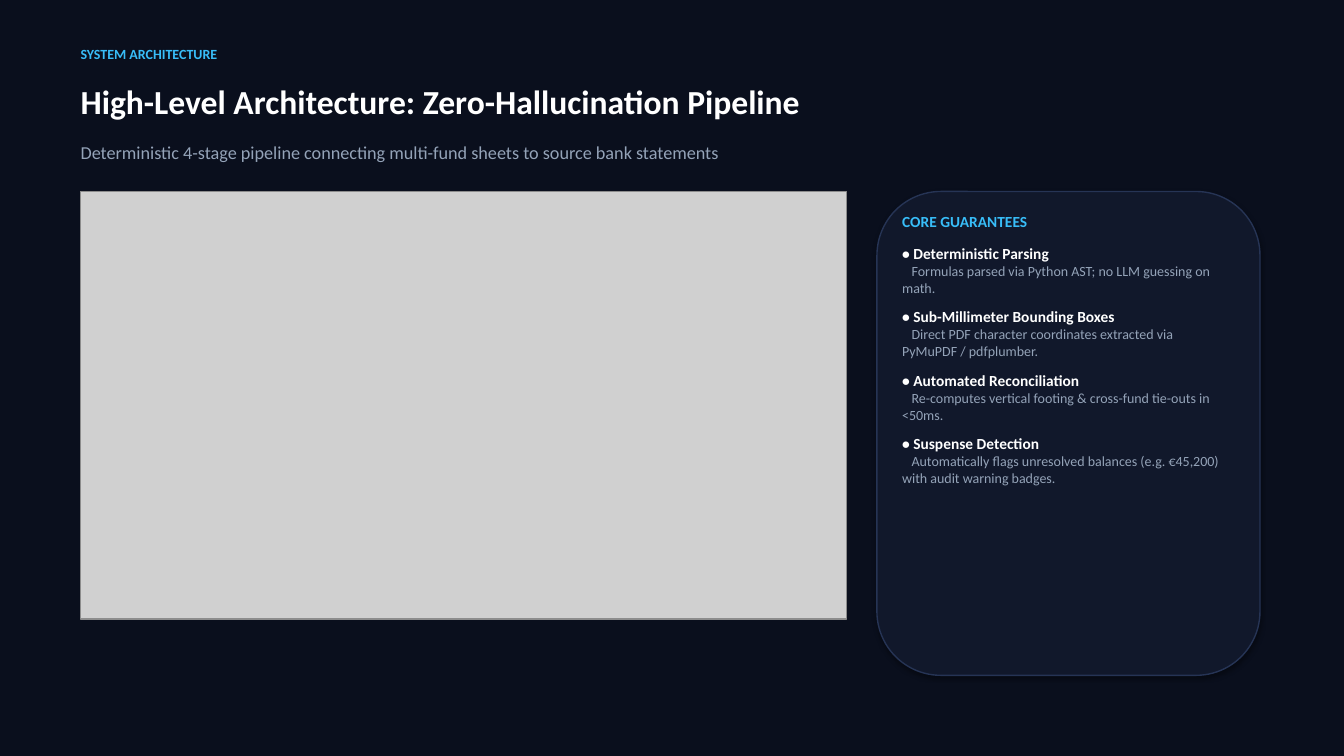
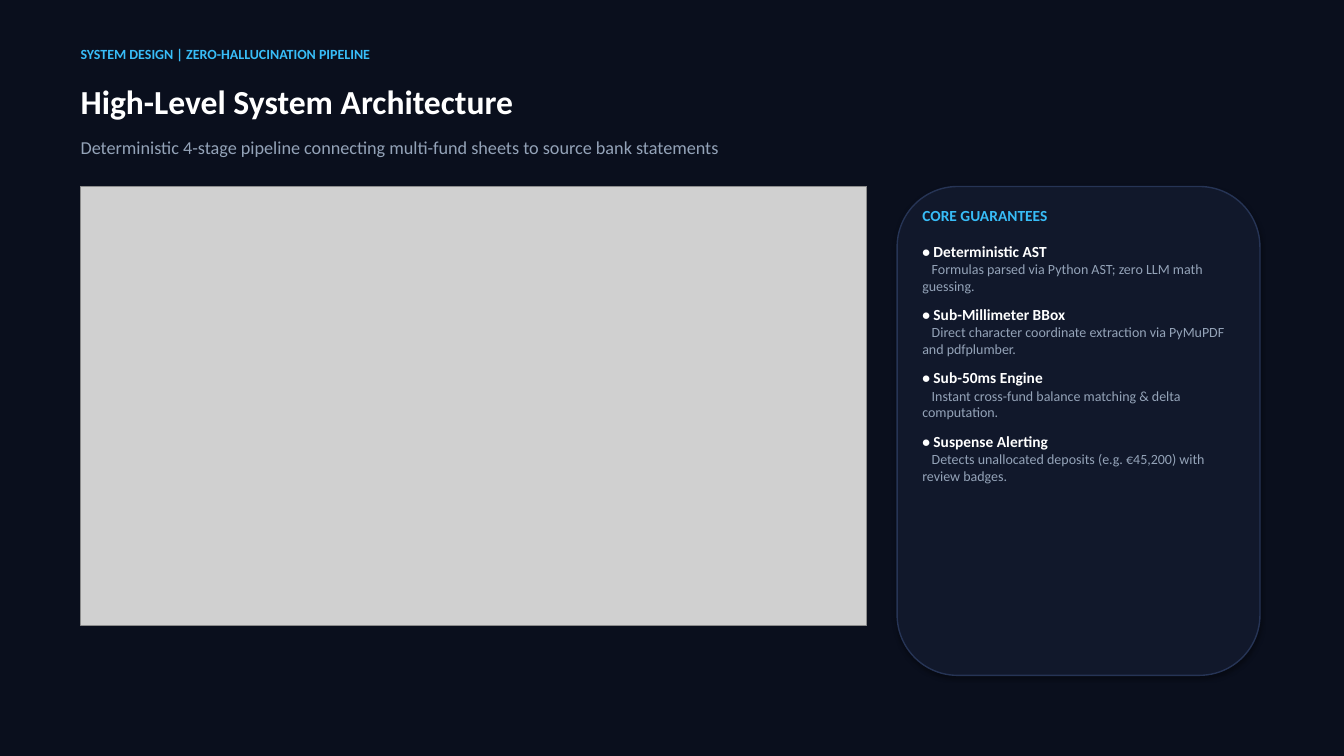
Before and after one commit to prkshverma09/audit-copilot, a slide deck: slide 3 of presentation/X-Ray_Audit_Copilot_Demo_Slides.pptx. Drawn at 1344x756 pixels with LibreOffice and Linux fonts; fonts in the diff are those of the drawing; grey boxes stand for pictures. Boxes give left, top, right and bottom in pixels: in the first picture for what was removed or moved away, otherwise in the second. Text is boxed around its words. In the diff, an @@ line names an element or a change of style, - is before the commit and + after.

Commit message:
refactor(slides): simplify copy, make slides minimalist, and eliminate 'footing' and 'tie-out' jargon

```diff
--- a/presentation/X-Ray_Audit_Copilot_Demo_Slides.pptx
+++ b/presentation/X-Ray_Audit_Copilot_Demo_Slides.pptx
@@ text at <box>81,50,370,59</box>: text changed @@
-SYSTEM ARCHITECTURE
+SYSTEM DESIGN | ZERO-HALLUCINATION PIPELINE
@@ text at <box>81,90,513,120</box>: text changed @@
-High-Level Architecture: Zero-Hallucination Pipeline
+High-Level System Architecture
@@ text "Deterministic 4-stage pipeline connecting multi-fund ...": place and size @@
-text "Deterministic 4-stage pipeline connecting multi-fund ..." at <box>81,146,718,162</box>
+text "Deterministic 4-stage pipeline connecting multi-fund ..." at <box>81,141,718,157</box>
@@ picture: place and size @@
-picture at <box>81,192,847,619</box>
+picture at <box>81,187,867,625</box>
@@ rounded rectangle: place and size @@
-rounded rectangle at <box>877,192,1260,676</box>
+rounded rectangle at <box>897,187,1260,676</box>
@@ text "CORE GUARANTEES": place and size @@
-text "CORE GUARANTEES" at <box>902,217,1219,486</box>
+text "CORE GUARANTEES" at <box>922,211,1224,484</box>
@@ text at <box>922,211,1047,221</box>: more space between paragraphs @@
@@ text at <box>922,246,1224,484</box>: text changed @@
-• Deterministic Parsing
-Formulas parsed via Python AST; no LLM guessing on math.
-• Sub-Millimeter Bounding Boxes
-Direct PDF character coordinates extracted via PyMuPDF / pdfplumber.
-• Automated Reconciliation
-Re-computes vertical footing & cross-fund tie-outs in <50ms.
-• Suspense Detection
-Automatically flags unresolved balances (e.g. €45,200) with audit warning badges.
+• Deterministic AST
+Formulas parsed via Python AST; zero LLM math guessing.
+• Sub-Millimeter BBox
+Direct character coordinate extraction via PyMuPDF and pdfplumber.
+• Sub-50ms Engine
+Instant cross-fund balance matching & delta computation.
+• Suspense Alerting
+Detects unallocated deposits (e.g. €45,200) with review badges.
```
Also in this commit, not shown: 3 other slides changed, 3 other files.
